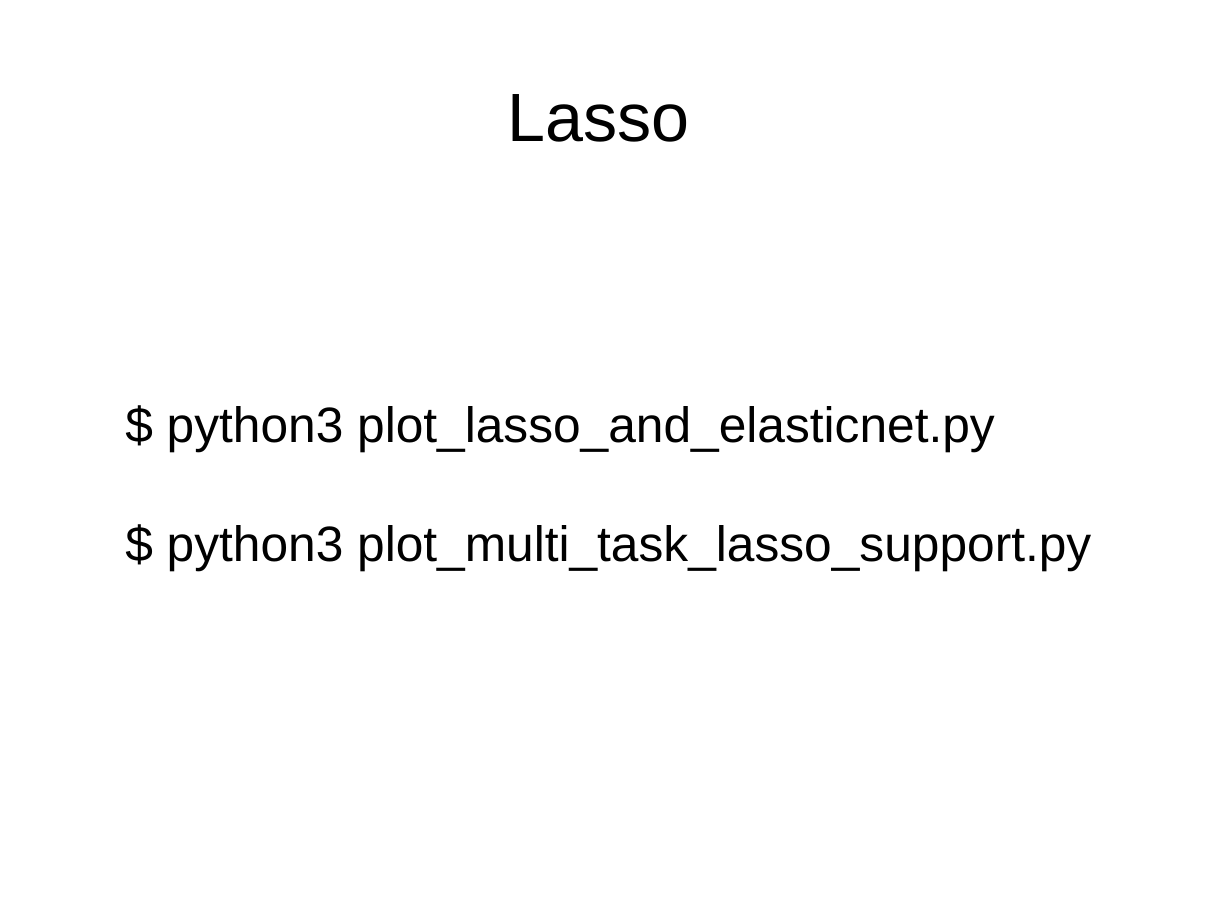
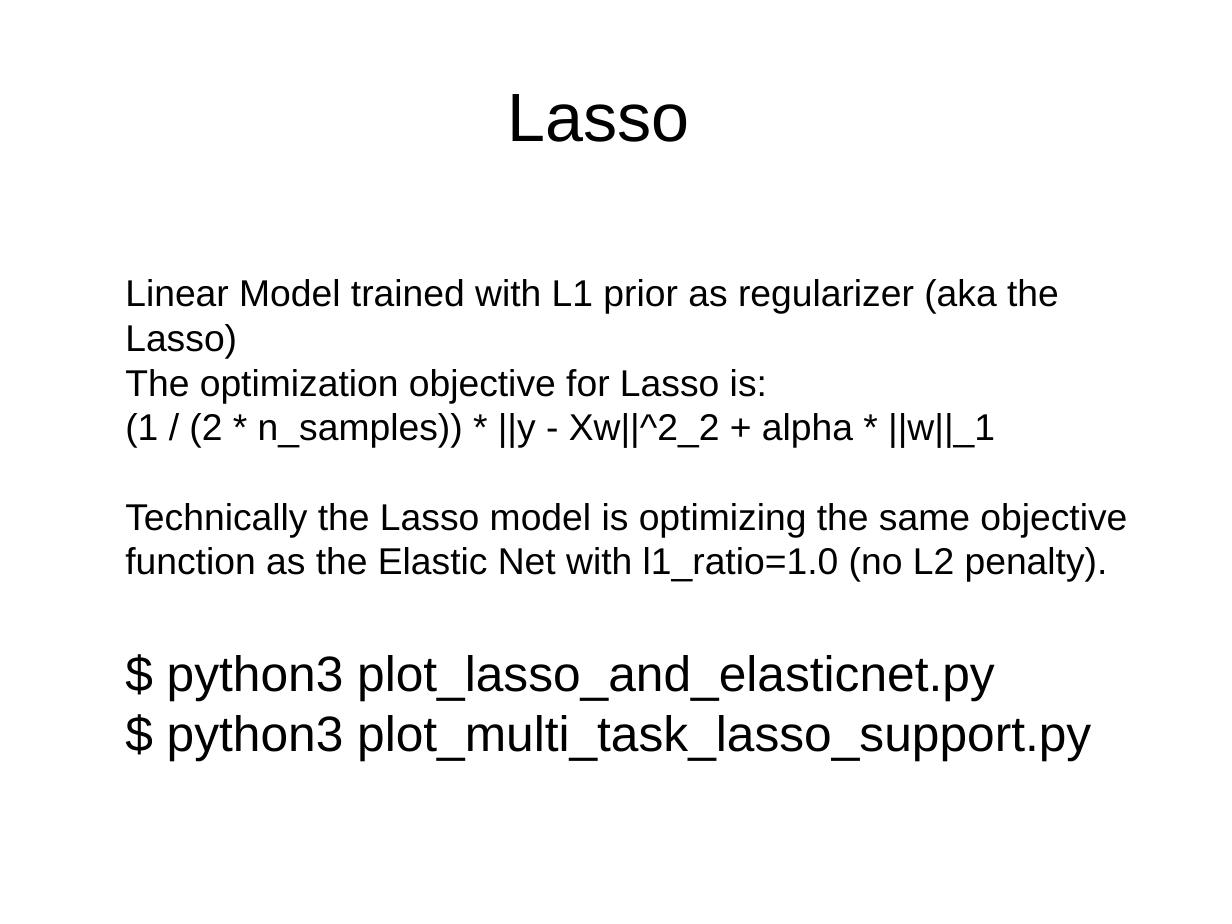
Before and after one commit to davidam/python-examples, a slide deck: slide 18 of presentations/scikit.odp (slide 15 before the commit). Drawn at 1232x924 pixels with LibreOffice and Linux fonts; fonts in the diff are those of the drawing. Boxes give left, top, right and bottom in pixels: in the first picture for what was removed or moved away, otherwise in the second. Text is boxed around its words. In the diff, an @@ line names an element or a change of style, - is before the commit and + after.

```diff
--- a/presentations/scikit.odp
+++ b/presentations/scikit.odp
@@ text "Linear Model trained with L1 ...": place and size @@
-text "Linear Model trained with L1 ..." at bbox=[167, 406, 1091, 571]
+text "Linear Model trained with L1 ..." at bbox=[125, 279, 1127, 760]
@@ text at bbox=[125, 279, 1127, 582]: paragraphs added @@
+Linear Model trained with L1 prior as regularizer (aka the Lasso)
+The optimization objective for Lasso is:
+(1 / (2 * n_samples)) * ||y - Xw||^2_2 + alpha * ||w||_1
+Technically the Lasso model is optimizing the same objective function as the Elastic Net with l1_ratio=1.0 (no L2 penalty).
```
Also in this commit, not shown: 2 other slides changed, 3 slides added.
